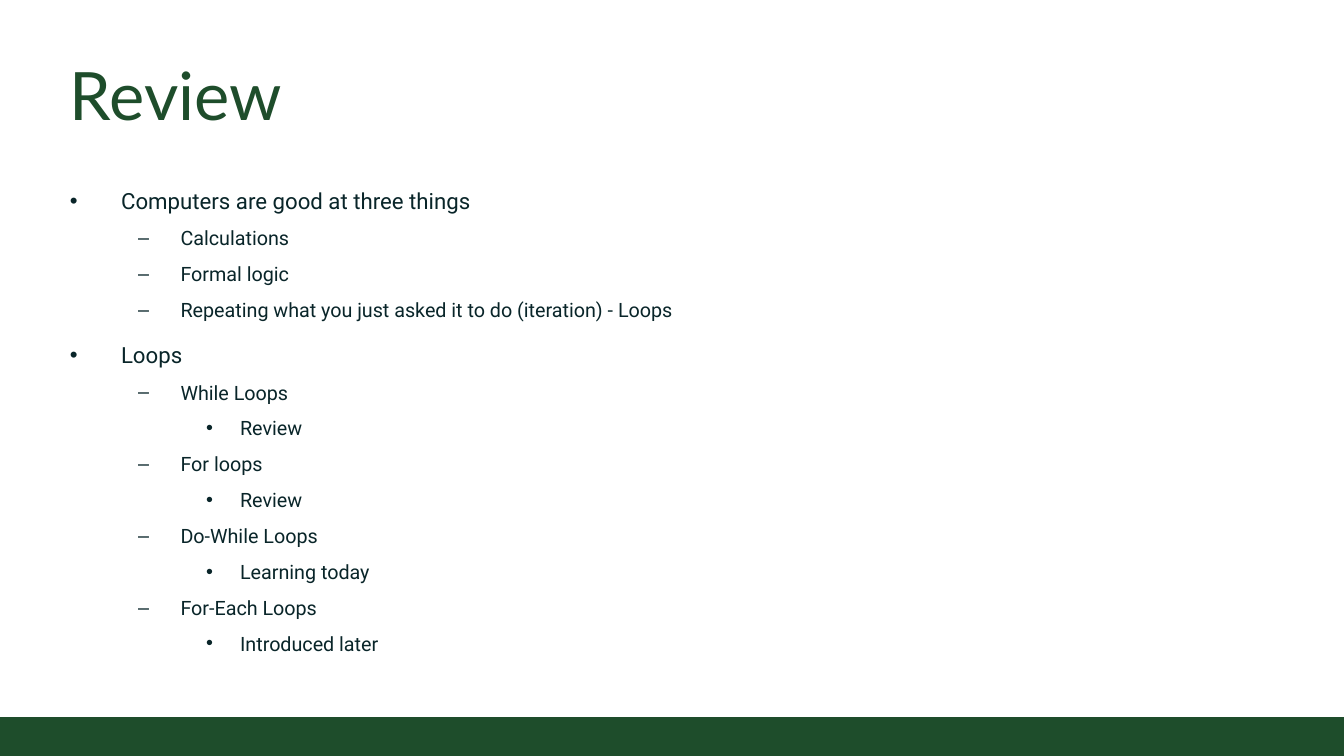
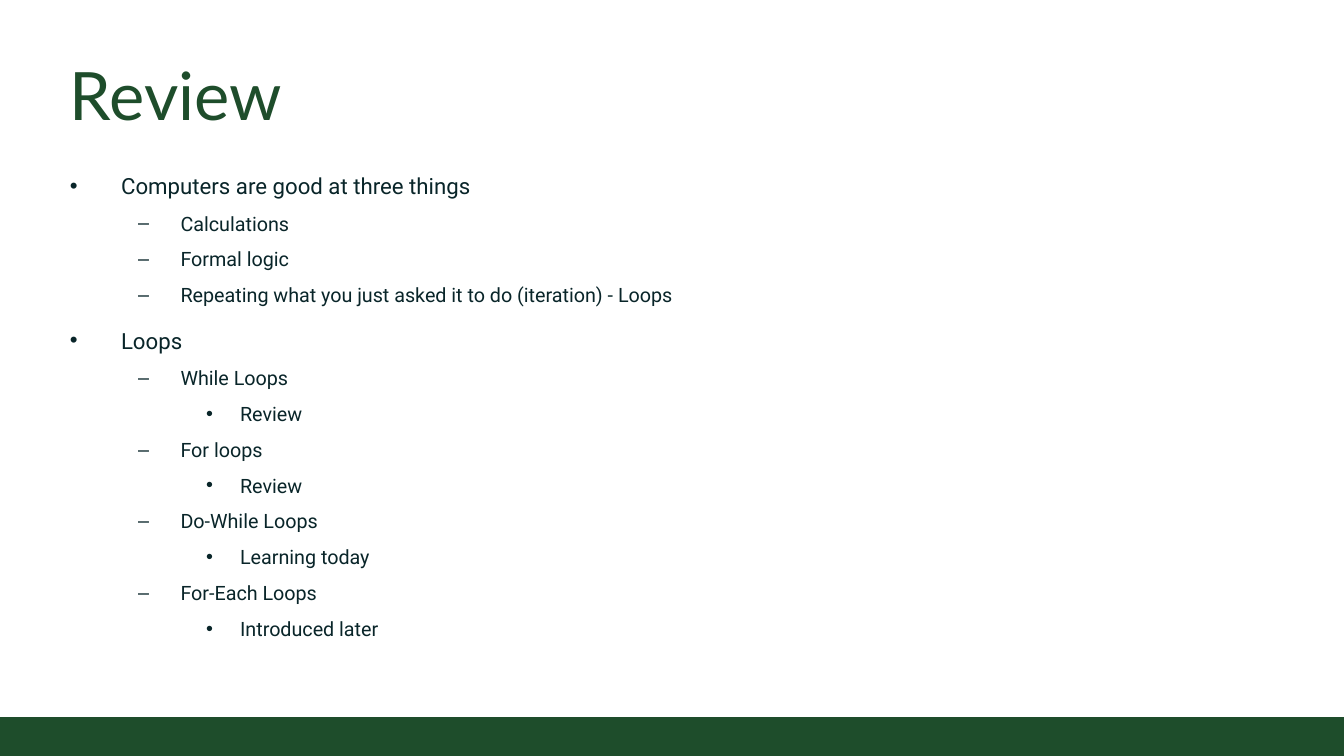
Before and after one commit to CSU-CompSci-CS163-4/Handouts, a slide deck: slide 2 of slides/On-Campus/06_02_MoreLoops.pptx. Drawn at 1344x756 pixels with LibreOffice and Linux fonts; fonts in the diff are those of the drawing; background and template pictures are left out. Boxes give left, top, right and bottom in pixels: in the first picture for what was removed or moved away, otherwise in the second. Text is boxed around its words. In the diff, an @@ line names an element or a change of style, - is before the commit and + after.

```diff
--- a/slides/On-Campus/06_02_MoreLoops.pptx
+++ b/slides/On-Campus/06_02_MoreLoops.pptx
@@ text "Computers are good at three ...": place and size @@
-text "Computers are good at three ..." at bbox=[121, 192, 672, 652]
+text "Computers are good at three ..." at bbox=[121, 177, 672, 637]
```
Also in this commit, not shown: 1 other slide changed, 4 slides added.
